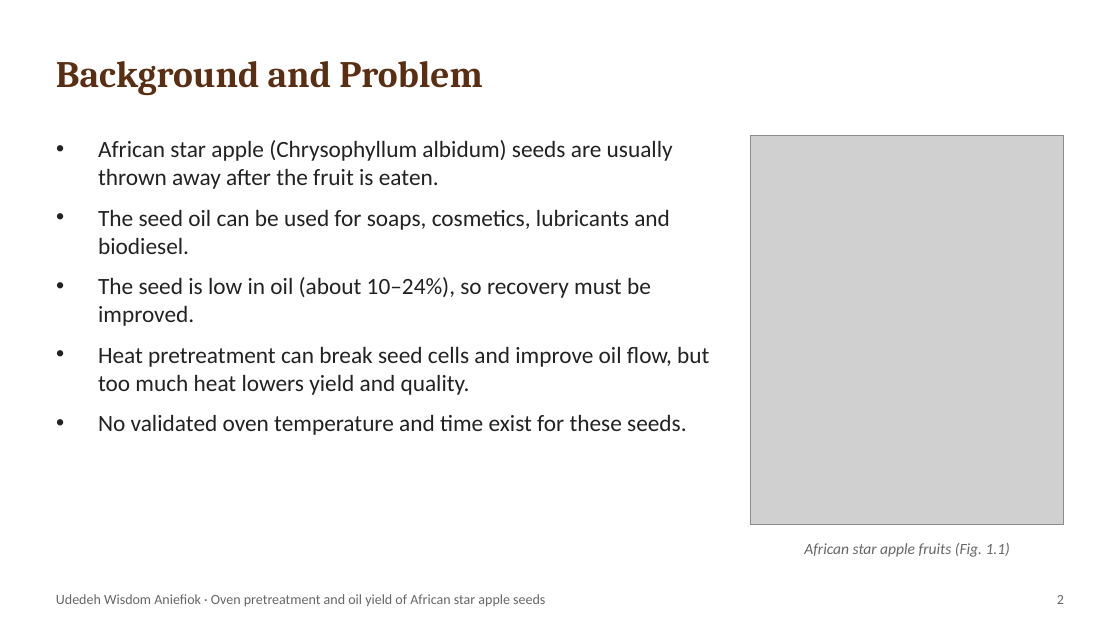
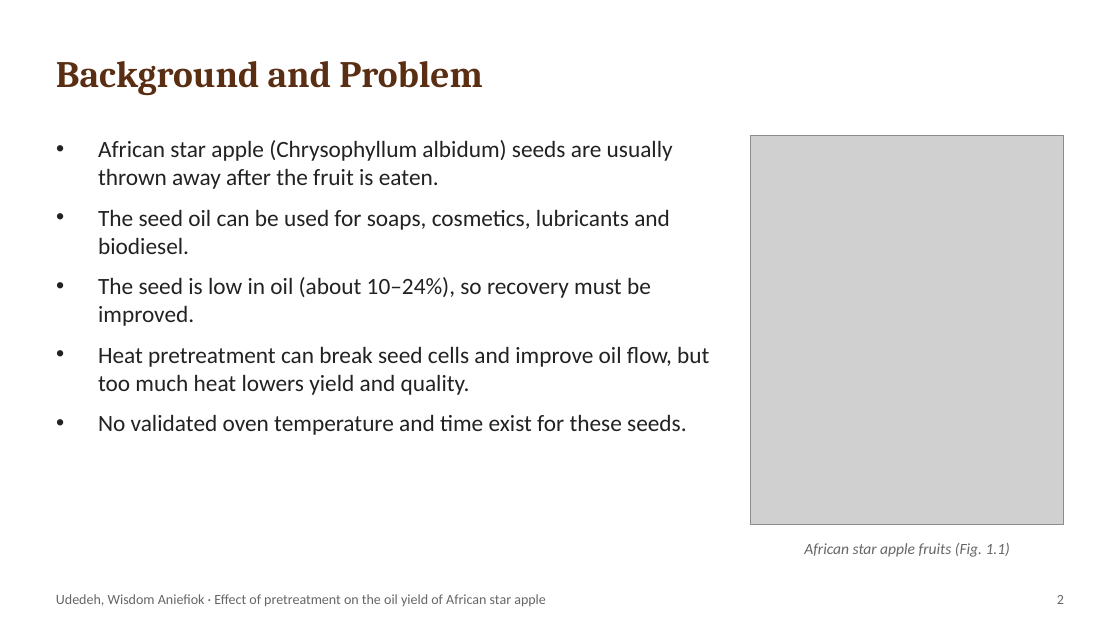
Before and after one commit to BlissNathan1305/turbo-waddle, a slide deck: slide 2 of thesis-presentations/African_Star_Apple_Seed_Oil_RSM.pptx. Drawn at 1120x630 pixels with LibreOffice and Linux fonts; fonts in the diff are those of the drawing; grey boxes stand for pictures. Boxes give left, top, right and bottom in pixels: in the first picture for what was removed or moved away, otherwise in the second. Text is boxed around its words. In the diff, an @@ line names an element or a change of style, - is before the commit and + after.

```diff
--- a/thesis-presentations/African_Star_Apple_Seed_Oil_RSM.pptx
+++ b/thesis-presentations/African_Star_Apple_Seed_Oil_RSM.pptx
@@ text at (56, 594, 546, 606): text changed @@
-Udedeh Wisdom Aniefiok · Oven pretreatment and oil yield of African star apple seeds
+Udedeh, Wisdom Aniefiok · Effect of pretreatment on the oil yield of African star apple
```
Also in this commit, not shown: 11 other slides changed.
